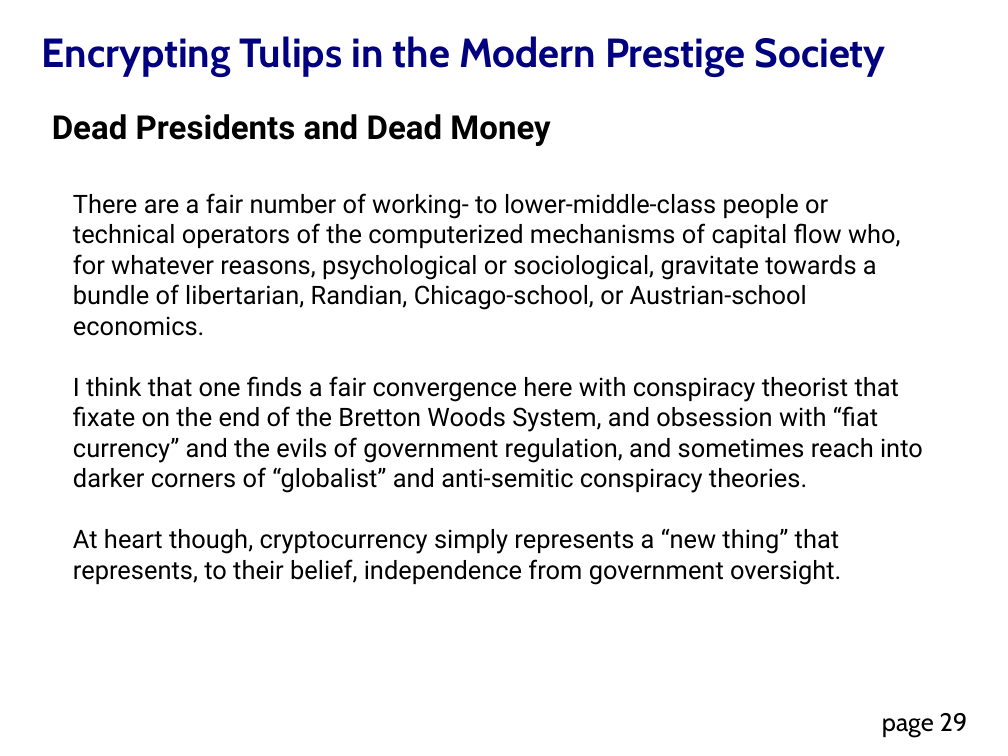
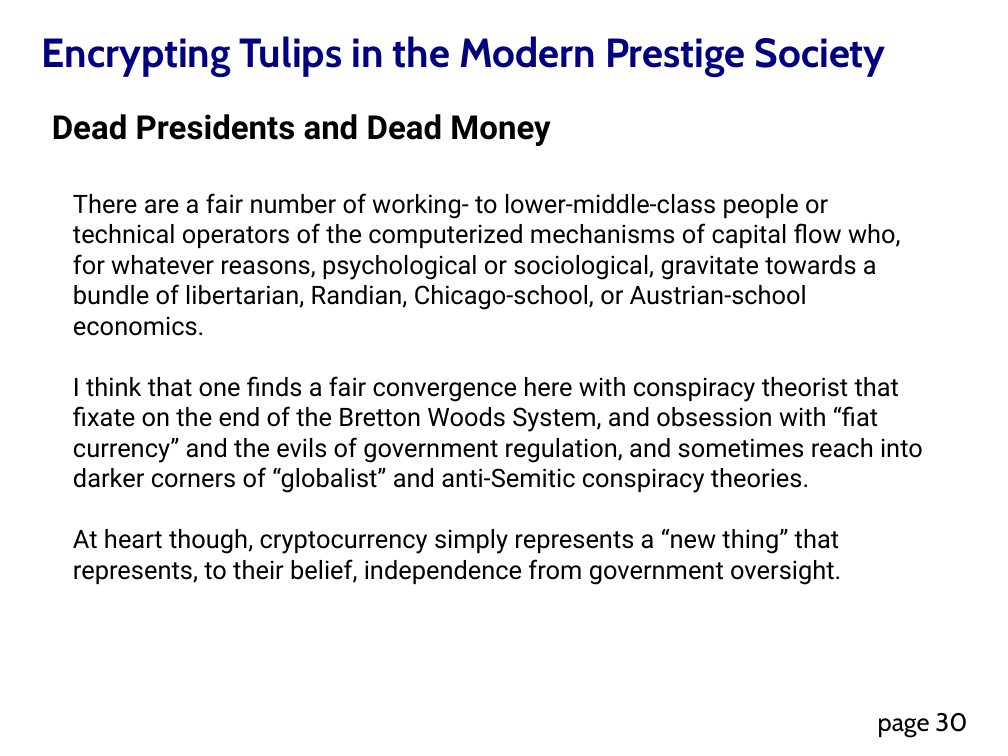
Before and after one commit to DavidMertz/Encrypting_Tulips, a slide deck: slide 30 of Encrypting_Tulips.odp (slide 29 before the commit). Drawn at 1008x756 pixels with LibreOffice and Linux fonts; fonts in the diff are those of the drawing. Boxes give left, top, right and bottom in pixels: in the first picture for what was removed or moved away, otherwise in the second. Text is boxed around its words. In the diff, an @@ line names an element or a change of style, - is before the commit and + after.

```diff
--- a/Encrypting_Tulips.odp
+++ b/Encrypting_Tulips.odp
@@ text at box(73, 376, 923, 493): text changed @@
-I think that one finds a fair convergence here with conspiracy theorist that fixate on the end of the Bretton Woods System, and obsession with “fiat currency” and the evils of government regulation, and sometimes reach into darker corners of “globalist” and anti-semitic conspiracy theories.
+I think that one finds a fair convergence here with conspiracy theorist that fixate on the end of the Bretton Woods System, and obsession with “fiat currency” and the evils of government regulation, and sometimes reach into darker corners of “globalist” and anti-Semitic conspiracy theories.
@@ page number at box(878, 713, 967, 737): text changed @@
-page 29
+page 30
```
Also in this commit, not shown: 4 other slides changed, 6 slides added, 1 slide removed, 5 other files.
